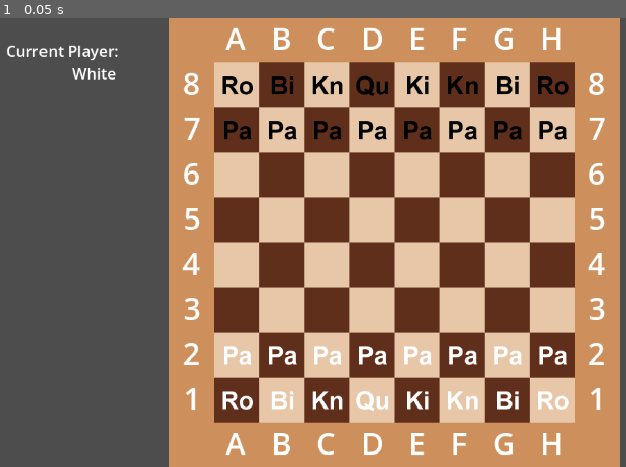
Above: before the commit, frame 1.
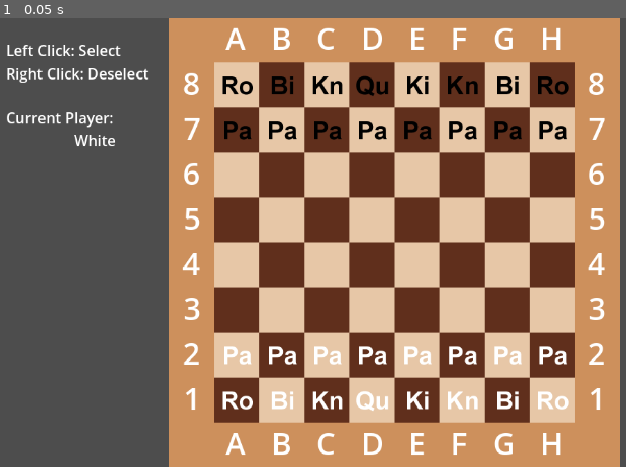
Above: after the commit, the same moment.

Repository: LStace/Chess-Godot-4
Game: Godot game, scene res://Scenes/Main.tscn
The game is run twice, just before and just after one commit, with the same random seed, the same clock (stepped at 60 frames per second) and the same inputs. The engine's default icon, where the game draws it, is replaced by a stand-in: a white triangle on a blue panel in a dark square.
Inputs:
- Up to frame 1 (0.05 s): no input

The runs differ from the first frame. In frame 1, 0.9% of the frame differs, in the area x 1-24%, y 6-29%.

Commit message:
Implement check restrictions to other pieces
when the king is in check, their pieces can only make moves that will remove the king from check.

Diff:
--- /dev/null
+++ b/Resources/ui.tres
@@ -0,0 +1,4 @@
+[gd_resource type="LabelSettings" format=3 uid="uid://cvc84lhpse37v"]
+
+[resource]
+font_size = 21
--- a/Scenes/ui.tscn
+++ b/Scenes/ui.tscn
@@ -1,9 +1,7 @@
 [gd_scene load_steps=5 format=3 uid="uid://d3ig0l5dlqhti"]
 
 [ext_resource type="LabelSettings" uid="uid://bo0xqhqpglfj6" path="res://Resources/BoardLabelSettings.tres" id="1_nx5ix"]
-
-[sub_resource type="LabelSettings" id="LabelSettings_43g63"]
-font_size = 22
+[ext_resource type="LabelSettings" uid="uid://cvc84lhpse37v" path="res://Resources/ui.tres" id="2_mnjr6"]
 
 [sub_resource type="LabelSettings" id="LabelSettings_85sif"]
 font_size = 46
@@ -68,21 +66,48 @@
 
 [node name="PlayerLabel" type="Label" parent="."]
 offset_left = -552.0
-offset_top = -288.0
+offset_top = -192.0
 offset_right = -372.0
-offset_bottom = -251.0
+offset_bottom = -155.0
 text = "Current Player: "
-label_settings = SubResource("LabelSettings_43g63")
+label_settings = ExtResource("2_mnjr6")
 
 [node name="playerIndicator" type="Label" parent="."]
 offset_left = -552.0
-offset_top = -256.0
+offset_top = -160.0
 offset_right = -396.0
-offset_bottom = -219.0
-label_settings = SubResource("LabelSettings_43g63")
+offset_bottom = -123.0
+text = "White"
+label_settings = ExtResource("2_mnjr6")
 horizontal_alignment = 2
 
+[node name="whiteCheckIndicator" type="Label" parent="."]
+offset_left = -552.0
+offset_top = -104.0
+offset_right = -392.0
+offset_bottom = -67.0
+text = "White King is in Check"
+label_settings = ExtResource("2_mnjr6")
+
+[node name="blackCheckIndicator" type="Label" parent="."]
+offset_left = -552.0
+offset_top = -56.0
+offset_right = -392.0
+offset_bottom = -19.0
+text = "Black King is in Check"
+label_settings = ExtResource("2_mnjr6")
+
+[node name="Instructions" type="Label" parent="."]
+offset_left = -552.0
+offset_top = -288.0
+offset_right = -337.0
+offset_bottom = -220.0
+text = "Left Click: Select
+Right Click: Deselect"
+label_settings = ExtResource("2_mnjr6")
+
 [node name="gameOverDisplay" type="ColorRect" parent="."]
+visible = false
 anchors_preset = 15
 anchor_right = 1.0
 anchor_bottom = 1.0
--- a/Scripts/Board.gd
+++ b/Scripts/Board.gd
@@ -1,6 +1,8 @@
 extends TileMap
 
 @onready var main = get_node("/root/Main")
+@onready var whiteKing : Area2D = get_node("Pieces/WhiteKing")
+@onready var blackKing : Area2D = get_node("Pieces/BlackKing")
 #Stores references to all board tiles
 #Board[column][row]
 @onready var board  = [
@@ -55,7 +57,10 @@
 
 	#Indicates places player can move their piece
 	for legalTile in selectedPiece.validMoves:
-		legalTile.get_node("legalTileIndicator").visible = true
+		#Prevents player from making moves that won't take the king out of check when in check
+		if selectedPiece.pieceType != "King" and ((selectedPiece.isWhite and whiteKing.isInCheck) or (!selectedPiece.isWhite and blackKing.isInCheck)) and (legalTile.heldPiece == null or (legalTile.heldPiece != null and legalTile.heldPiece.isHoldingKing == false)):
+				selectedPiece.validMoves.erase(legalTile)
+		else: legalTile.get_node("legalTileIndicator").visible = true
 
 #Deselects piece
 func DeselectPiece():
--- a/Scripts/Chess_Piece.gd
+++ b/Scripts/Chess_Piece.gd
@@ -41,6 +41,7 @@
 func _on_prepare_next_turn():
 	isHoldingKing = false
 	validMoves = getValidMoves()
+	print("%s %s " % [self.name,  curTile.name], isHoldingKing) #debug
 
 #Gets valid moves (overwritten in child scripts)
 func getValidMoves():
@@ -63,10 +64,21 @@
 		#tells king pieces that it will be in check if moved to this tile
 		if isWhite:
 			checkTile.inRangeOfWhite.append(self)
-			print(self, checkTile.inRangeOfWhite)
 		else:
 			checkTile.inRangeOfBlack.append(self)
-			print(self, checkTile.inRangeOfBlack)
+
+#		if isWhite and chessBoard.whiteKing.isInCheck and pieceType != "King":
+#			if checkTile.heldPiece != null and checkTile.heldPiece.isWhite == false and checkTile.heldPiece.isHoldingKing == true:
+#				return "HOLDS ENEMY"
+#			else:
+#				return "KING IN CHECK"
+#		elif !isWhite and chessBoard.blackKing.isInCheck and pieceType != "King":
+#			print("King in check")
+#			if checkTile.heldPiece != null and checkTile.heldPiece.isWhite == true and checkTile.heldPiece.isHoldingKing == true:
+#				return "HOLDS ENEMY"
+#			else:
+#				return "KING IN CHECK"
+
 		#check if the tile is holding another piece
 		if checkTile.heldPiece != null and checkTile.heldPiece != self:
 			#Check if the piece belongs to the other player
--- a/Scripts/GameManager.gd
+++ b/Scripts/GameManager.gd
@@ -8,6 +8,13 @@
 func _ready():
 	$UI/gameOverDisplay.visible = false
 	StartTurn()
+
+func _process(delta):
+	if $Board.whiteKing.isInCheck: $UI/whiteCheckIndicator.visible = true
+	else: $UI/whiteCheckIndicator.visible = false
+
+	if $Board.blackKing.isInCheck: $UI/blackCheckIndicator.visible = true
+	else: $UI/blackCheckIndicator.visible = false
 
 #Signal connect from chess piece script
 #Deselects and changes turn
--- a/Scripts/King.gd
+++ b/Scripts/King.gd
@@ -1,7 +1,6 @@
 extends ChessPiece
 
 signal Game_Over(king)
-signal inCheck(king)
 var isInCheck : bool = false
 
 func pieceSpecificConnection():
@@ -24,6 +23,7 @@
 	#checks if the king is in check
 	if isWhite and curTile.inRangeOfBlack != []: isInCheck = true
 	elif !isWhite and curTile.inRangeOfWhite != []: isInCheck = true
+	else: isInCheck = false
 	#The game ends if the king is in check and can't escape it.
 	if tempMoves == [] and ((isWhite and curTile.inRangeOfBlack.size() > 1) or (!isWhite and curTile.inRangeOfWhite.size() > 1)):
 		Game_Over.emit(self)
--- a/Scripts/Tile.gd
+++ b/Scripts/Tile.gd
@@ -38,4 +38,5 @@
 func _on_input_event(_viewport, event, _shape_idx):
 	#Tells the board the tile has been clicked and passes on the information
 	if event is InputEventMouseButton and event.pressed and event.button_index == MOUSE_BUTTON_LEFT:
+		print("%s clicked" % self.name)
 		Tile_Clicked.emit(self, heldPiece)
